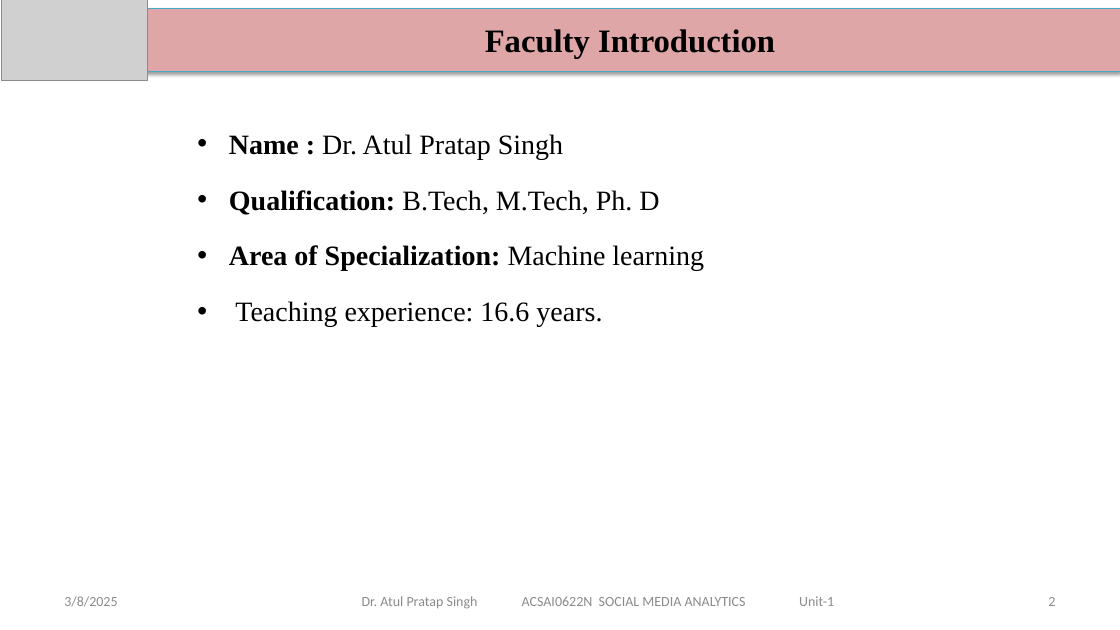
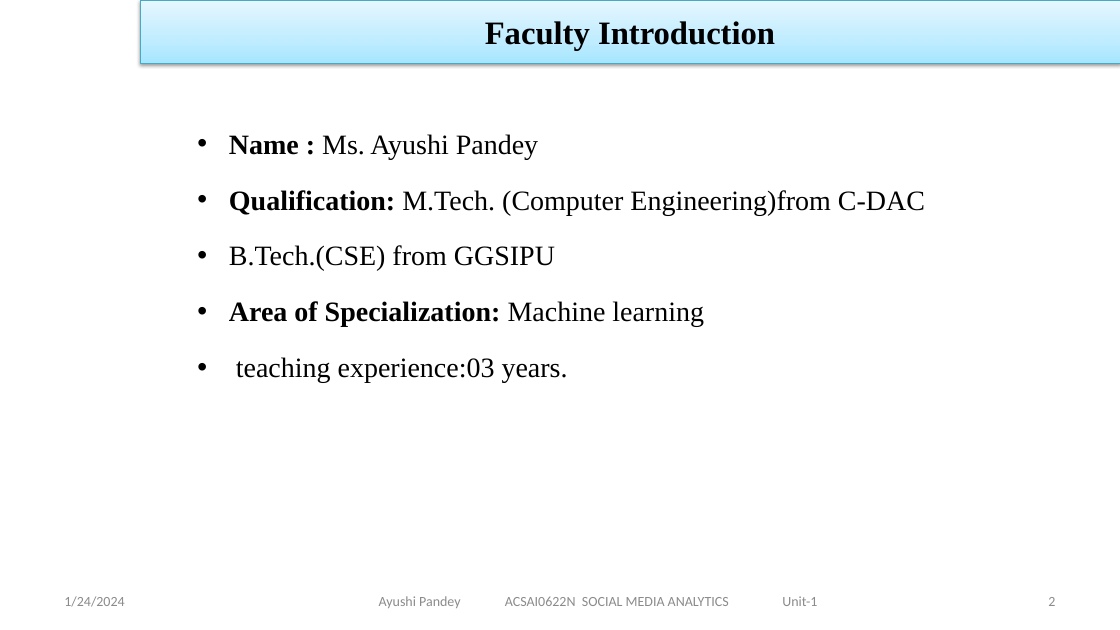
Before and after one commit to DevGoyalG/NIET-Study-Material, a slide deck: slide 2 of CSE (Artificial Intelligence and Machine Learning)/Third Year/Sixth Semester/PPTs/Social Media Analytics/SMA - Unit 1.pptx. Drawn at 1120x630 pixels with LibreOffice and Linux fonts; fonts in the diff are those of the drawing; grey boxes stand for pictures; background and template pictures are left out. Boxes give left, top, right and bottom in pixels: in the first picture for what was removed or moved away, otherwise in the second. Text is boxed around its words. In the diff, an @@ line names an element or a change of style, - is before the commit and + after.

```diff
--- a/CSE (Artificial Intelligence and Machine Learning)/Third Year/Sixth Semester/PPTs/Social Media Analytics/SMA - Unit 1.pptx
+++ b/CSE (Artificial Intelligence and Machine Learning)/Third Year/Sixth Semester/PPTs/Social Media Analytics/SMA - Unit 1.pptx
@@ picture removed at (2, 0, 147, 81) @@
@@ rectangle "Faculty Introduction": place and size @@
-rectangle "Faculty Introduction" at (140, 8, 1120, 71)
+rectangle "Faculty Introduction" at (140, 0, 1120, 63)
@@ rectangle "Faculty Introduction" at (140, 0, 1120, 63): fill #DEA6A6 to gradient #A7E6FF to #C1EDFF to #E7F8FF @@
@@ text at (229, 134, 925, 271): text changed @@
-• Name : Dr. Atul Pratap Singh
-• Qualification: B.Tech, M.Tech, Ph. D
+• Name : Ms. Ayushi Pandey
+• Qualification: M.Tech. (Computer Engineering)from C-DAC
+• B.Tech.(CSE) from GGSIPU
@@ text at (236, 357, 568, 383): text changed @@
-• Teaching experience: 16.6 years.
+• teaching experience:03 years.
@@ text at (64, 596, 124, 607): text changed @@
-3/8/2025
+1/24/2024
@@ text at (379, 596, 817, 608): text changed @@
-Dr. Atul Pratap Singh ACSAI0622N SOCIAL MEDIA ANALYTICS Unit-1
+Ayushi Pandey ACSAI0622N SOCIAL MEDIA ANALYTICS Unit-1
```
Also in this commit, not shown: 96 other slides changed, 9 other files.
